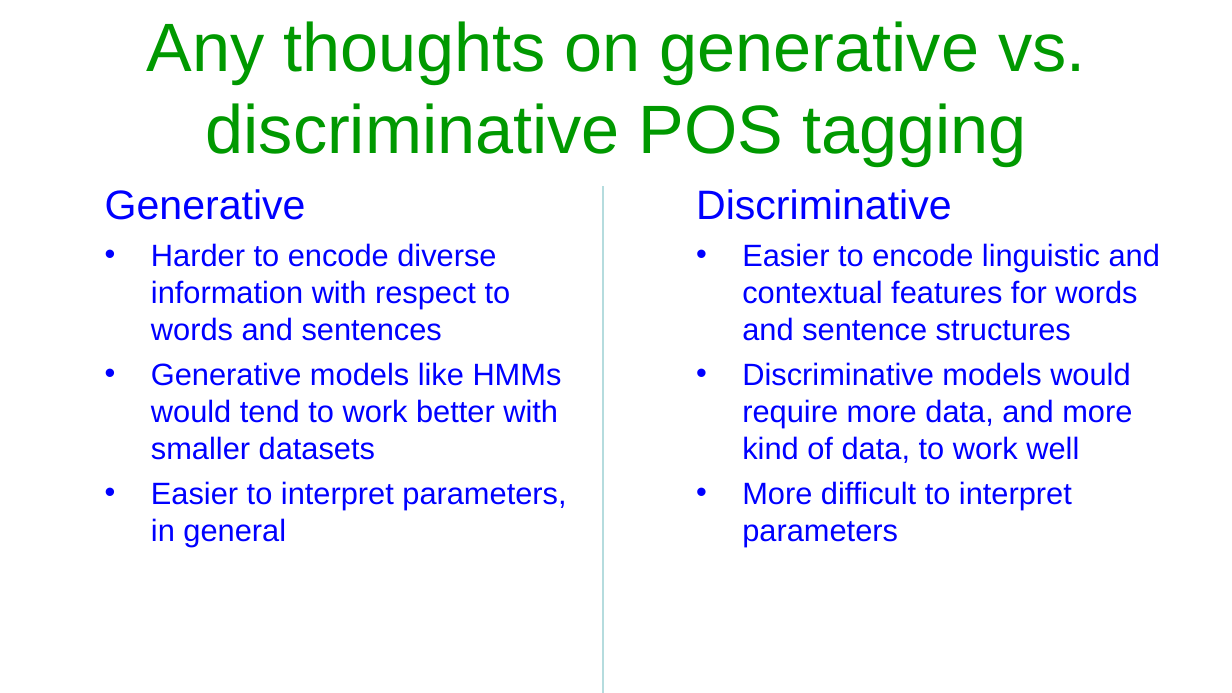
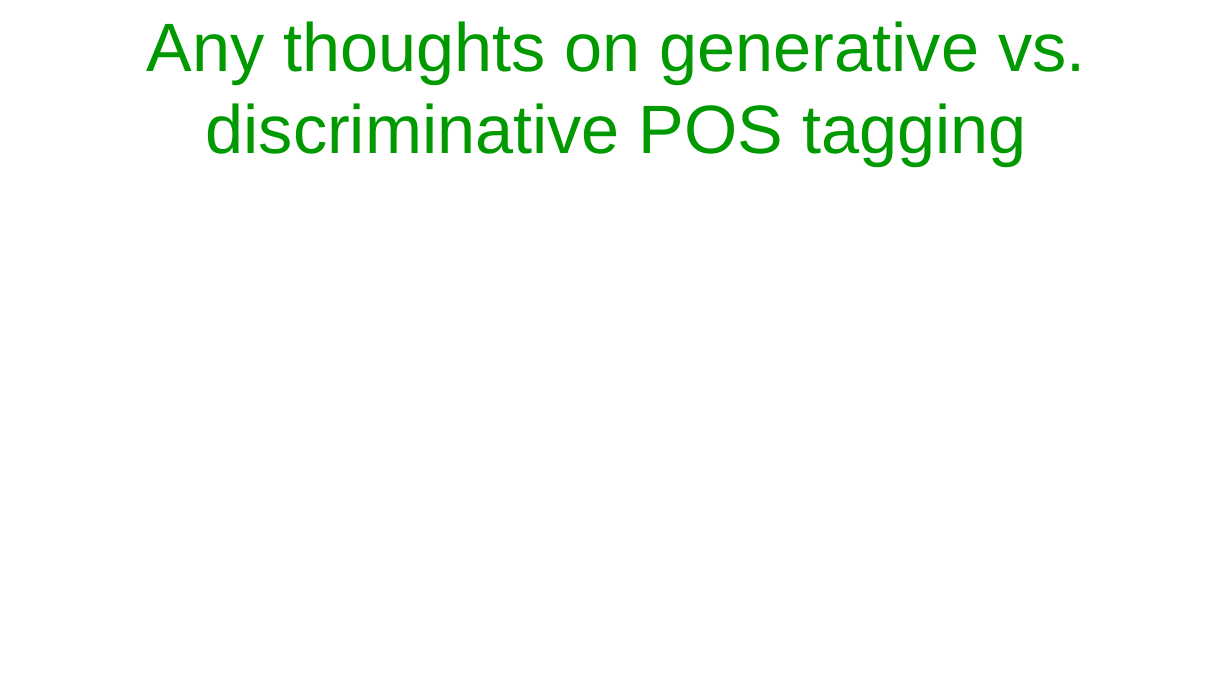
Before and after one commit to Arshim28/POS-Tagger, a slide deck: slide 11 of Assignment 2-PoS tagging.pptx. Drawn at 1232x693 pixels with LibreOffice and Linux fonts; fonts in the diff are those of the drawing. Boxes give left, top, right and bottom in pixels: in the first picture for what was removed or moved away, otherwise in the second. Text is boxed around its words. In the diff, an @@ line names an element or a change of style, - is before the commit and + after.

```diff
--- a/Assignment 2-PoS tagging.pptx
+++ b/Assignment 2-PoS tagging.pptx
@@ text removed at <box>105,189,566,547</box> @@
-Generative
-• Harder to encode diverse information with respect to words and sentences
-• Generative models like HMMs would tend to work better with smaller datasets
-• Easier to interpret parameters, in general
@@ line removed from (602, 186) to (602, 692) @@
@@ text removed at <box>696,189,1160,547</box> @@
-Discriminative
-• Easier to encode linguistic and contextual features for words and sentence structures
-• Discriminative models would require more data, and more kind of data, to work well
-• More difficult to interpret parameters
```
Also in this commit, not shown: 3 other slides changed, 2 slides added, 2 slides removed.
